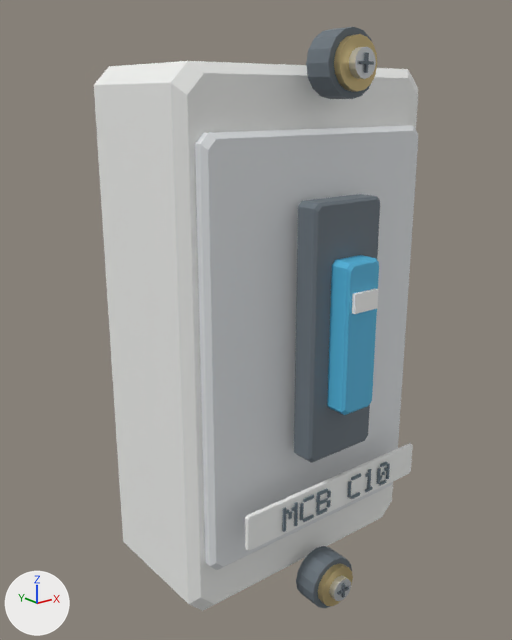
Two versions of the glTF model assets/models/preview/circuitBreaker.glb, one commit apart.
Before and after are seen from a camera (50 mm lens) standing at (-2.52, -3.03, 1.27) and looking at (-0.08, 0.02, 0.05). Every picture has the same lights, and +X, +Y and +Z are marked at lower left. The picture after the commit comes second. Vertices at exactly the same position are counted once.

Names of what the first picture shows: 'circuitBreaker-preview'.
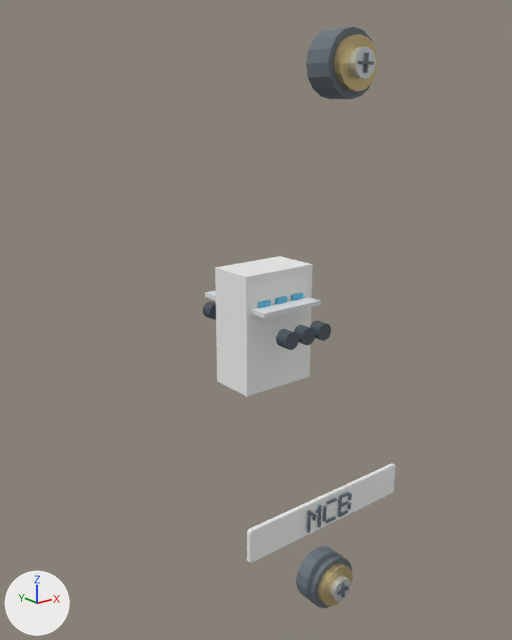
The change, as a diff of the scene's bpy script:
```diff
--- a/assets/models/preview/circuitBreaker.glb.py
+++ b/assets/models/preview/circuitBreaker.glb.py
@@ mat_metal @@
+mat_metal = principled_material('metal')
+mat_metal.base_color = (0.62, 0.667, 0.698)  # light grey #ced5da
+mat_metal.metallic = 0.75
+mat_metal.roughness = 0.28
@@ me_circuitbreaker @@
 # used by ob_circuitbreaker_preview; location = (0.0, 0.0, 0.0)
-me_circuitbreaker.from_pydata(...)  # 1356 vertices, 2209 faces; spans x -0.81..0.81, y -0.74..0.61, z -1.57..1.57
+me_circuitbreaker.from_pydata(...)  # 1110 vertices, 1984 faces; spans x -0.57..0.57, y -0.68..0.43, z -1.57..1.57
+# me_circuitbreaker part 1: a new loose piece, a 32-sided cylinder along y spanning x -0.17..-0.072, y -0.336..-0.261, z -0.026..0.072, in mat_black (greyish blue #47535c)
+# me_circuitbreaker part 2: a new loose piece, a 32-sided cylinder along y spanning x -0.17..-0.072, y 0.359..0.435, z -0.026..0.072, in mat_black (greyish blue #47535c)
+# me_circuitbreaker part 3: a new loose piece, a 32-sided cylinder along y spanning x -0.049..0.049, y -0.336..-0.261, z -0.026..0.072, in mat_black (greyish blue #47535c)
+# me_circuitbreaker part 4: a new loose piece, a 32-sided cylinder along y spanning x 0.072..0.17, y -0.336..-0.261, z -0.026..0.072, in mat_black (greyish blue #47535c)
+# me_circuitbreaker part 5: a new loose piece, a box spanning x -0.161..-0.081, y -0.109..0.132, z 0.14..0.193, in mat_blue (cyan #53b8e2)
+# me_circuitbreaker part 6: a new loose piece, a box spanning x -0.04..0.04, y -0.109..0.132, z 0.14..0.193, in mat_blue (cyan #53b8e2)
+# me_circuitbreaker part 7: a new loose piece, a box spanning x 0.081..0.161, y -0.109..0.132, z 0.14..0.193, in mat_blue (cyan #53b8e2)
+# me_circuitbreaker part 8: the loose piece of 8 vertices spanning x 0.09..0.17, y -0.62..-0.61, z -0.89..-0.87 is moved by (-0.12, 0.07, -0.02)
+# me_circuitbreaker part 9: 51 loose pieces with 738 vertices, spanning x -0.81..0.81, y -0.74..0.61, z -1.49..1.42, are deleted
+# me_circuitbreaker part 10: 122 vertices removed from x -0.73..0.73, y -0.6..-0.26, z -1.12..1.12; 170 vertices added at x -0.57..0.57, y -0.55..0.35, z -1.06..0.35
+# other edits to the shape of me_circuitbreaker do not show in these pictures
 me_circuitbreaker.materials.append(mat_black)
@@ me_circuitbreaker @@
 me_circuitbreaker.materials.append(mat_polymer)
-me_circuitbreaker.materials.append(mat_rubber)  # greyish blue #555f66
-me_circuitbreaker.materials.append(mat_white)  # white #f9faf8
+me_circuitbreaker.materials.append(mat_metal)  # light grey #ced5da
```

Where the change shows, as pixel boxes (x1, y1, x2, y2) in the pictures (512 x 640 px; the box of a moved part takes in the faces that stretch with it):
'circuitBreaker-preview', reshaped (41% narrower)
    before: (94, 27, 418, 611)
    after: (203, 27, 395, 608)
part 1 of me_circuitbreaker, added
    after: (276, 329, 299, 350)
part 2 of me_circuitbreaker, added
    after: (203, 301, 216, 320)
part 3 of me_circuitbreaker, added
    after: (293, 325, 315, 345)
part 4 of me_circuitbreaker, added
    after: (310, 321, 331, 341)
part 5 of me_circuitbreaker, added (mostly hidden)
    after: (258, 300, 271, 308)
part 6 of me_circuitbreaker, added (mostly hidden)
    after: (275, 296, 287, 304)
part 7 of me_circuitbreaker, added (mostly hidden)
    after: (291, 293, 303, 301)
part 8 of me_circuitbreaker, moved or reshaped
    before: (350, 492, 360, 499)
    after: (326, 497, 337, 505)
part 9 of me_circuitbreaker, deleted
    before: (94, 61, 418, 611)
part 10 of me_circuitbreaker, moved or reshaped
    before: (195, 125, 418, 570)
    after: (205, 256, 395, 563)
